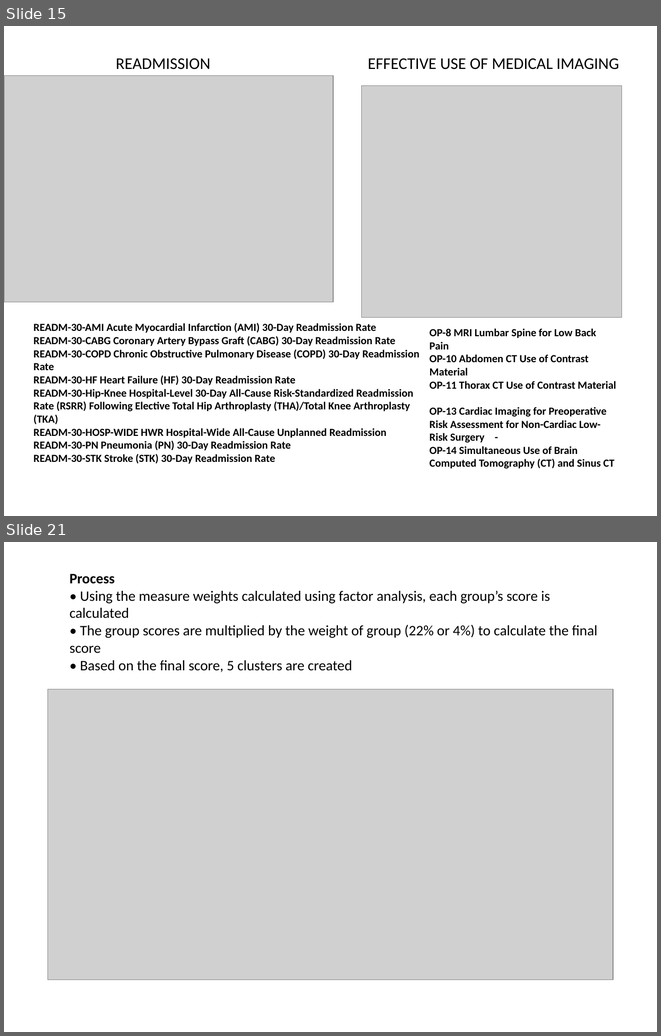
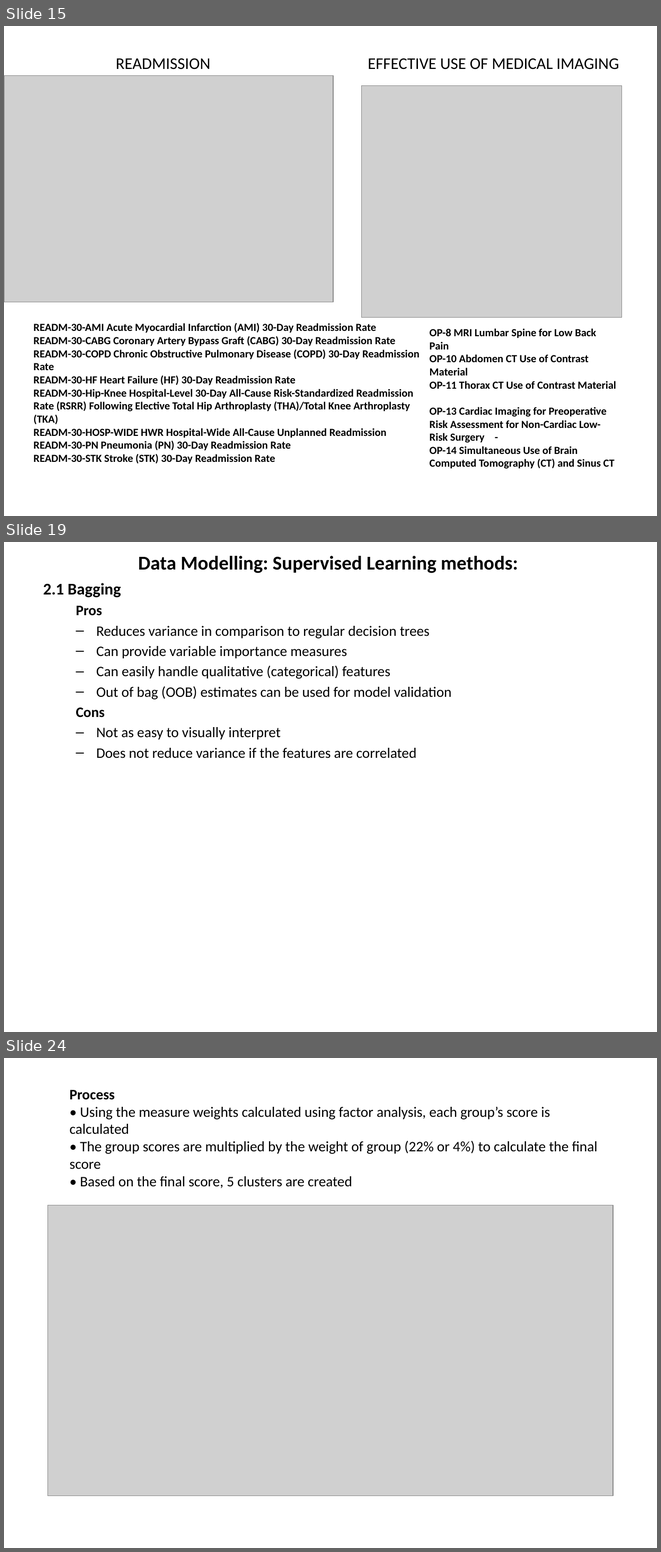
Before and after one commit to Prathyusha-Akundi/CMS_Hospital_Rating, a slide deck: CMS STAR-RATING.pptx. Shown one above the other, each under a label of ours: slides 15 and 21 before the commit, slides 15, 19 and 24 after it; the slides between them are not shown. The pictures are 661x1036 and 661x1552 pixels, drawn with LibreOffice and Linux fonts; fonts in the diff are those of the drawing; grey boxes stand for pictures. Boxes give left, top, right and bottom in pixels: in the first picture for what was removed or moved away, otherwise in the second. Text is boxed around its words. In the diff, an @@ line names an element or a change of style, - is before the commit and + after.

```diff
--- a/CMS STAR-RATING.pptx
+++ b/CMS STAR-RATING.pptx
@@ slide 19 added at [4,542,657,1032], background #FFFFFF @@
@@ title added at [138,556,518,573], 21.6 pt, text #000000, bold @@
+Data Modelling: Supervised Learning methods:
@@ text added at [43,583,452,758], 16 pt, text #000000 @@
+2.1 Bagging
+  Pros
+  – Reduces variance in comparison to regular decision trees
+  – Can provide variable importance measures
+  – Can easily handle qualitative (categorical) features
+  – Out of bag (OOB) estimates can be used for model validation
+  Cons
+  – Not as easy to visually interpret
+  – Does not reduce variance if the features are correlated
@@ what was slide 21 is now slide 24 @@
```
Also in this commit, not shown: 12 slides changed, 2 other slides added.
